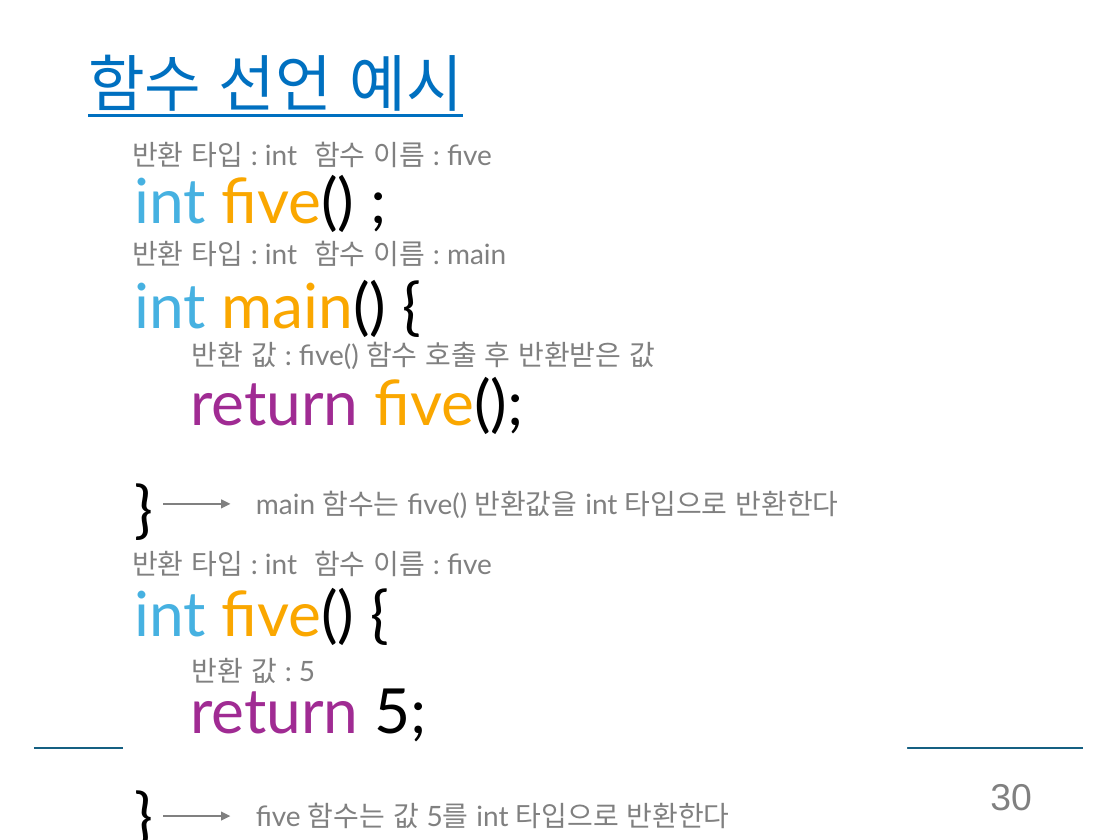
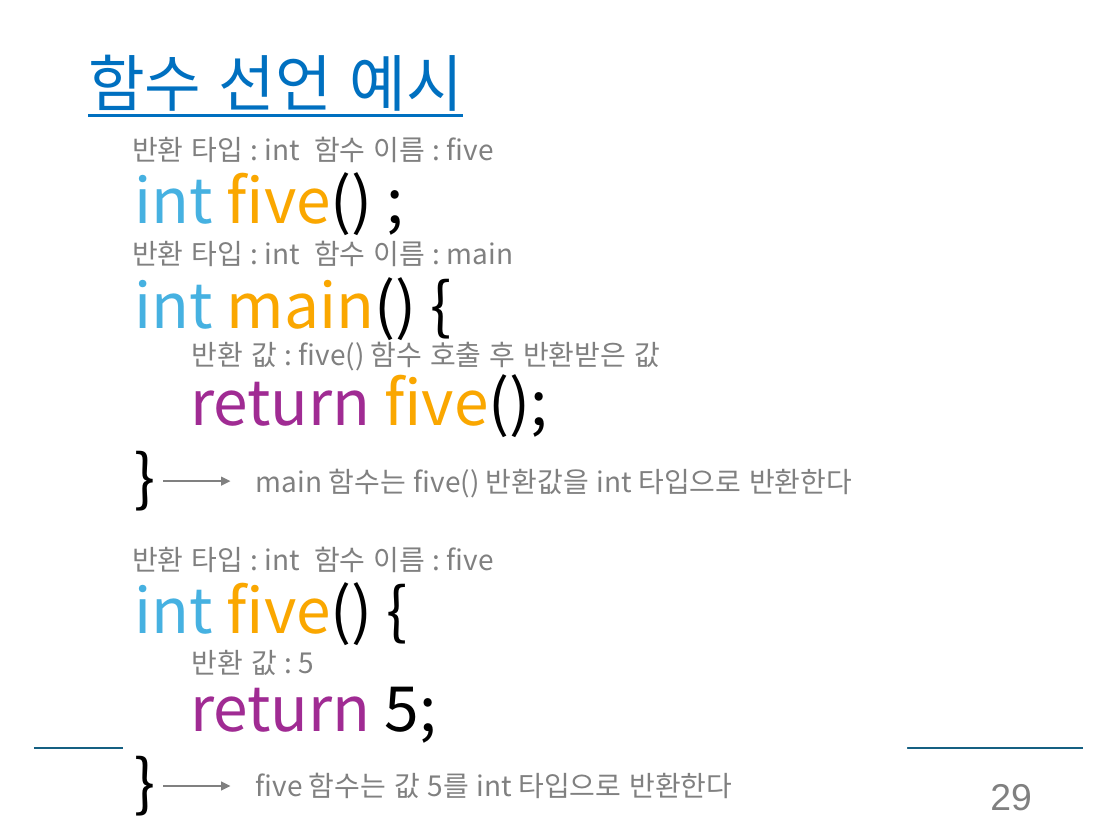
Before and after one commit to sunny1013/Computer-Programming-and-Practice-2025-1, a slide deck: slide 29 of C소개_실습제외.pptx (slide 30 before the commit). Drawn at 1120x840 pixels with LibreOffice and Linux fonts; fonts in the diff are those of the drawing. Boxes give left, top, right and bottom in pixels: in the first picture for what was removed or moved away, otherwise in the second. Text is boxed around its words. In the diff, an @@ line names an element or a change of style, - is before the commit and + after.

```diff
--- a/C소개_실습제외.pptx
+++ b/C소개_실습제외.pptx
@@ text "int five() ;" at (x1=134, y1=160, x2=548, y2=743): font Lato to Noto Sans CJK KR; line spacing 1.2 to 1; more space between paragraphs @@
@@ text "main 함수는 five() 반환값을 int ..." moved from (x1=256, y1=490, x2=839, y2=518) to (x1=256, y1=468, x2=852, y2=497) @@
@@ arrow moved from (164, 504) - (231, 504) to (164, 482) - (231, 482) @@
@@ text "반환 값 : 5" moved from (x1=192, y1=658, x2=315, y2=683) to (x1=192, y1=650, x2=315, y2=675) @@
@@ font Lato to Noto Sans CJK KR in 10 elements at (x1=132, y1=241, x2=300, y2=266), (x1=132, y1=547, x2=300, y2=572), (x1=192, y1=337, x2=660, y2=370), (x1=132, y1=137, x2=300, y2=162), (x1=314, y1=240, x2=513, y2=266), (x1=314, y1=546, x2=494, y2=572), (x1=314, y1=136, x2=494, y2=162), (x1=192, y1=650, x2=315, y2=675), (x1=256, y1=468, x2=852, y2=497), (x1=256, y1=772, x2=732, y2=798) @@
@@ text "five 함수는 값 5를 int ..." moved from (x1=256, y1=802, x2=730, y2=828) to (x1=256, y1=772, x2=732, y2=798) @@
@@ arrow moved from (164, 816) - (231, 816) to (164, 786) - (231, 786) @@
@@ page number at (x1=990, y1=784, x2=1031, y2=811): text changed @@
-30
+29
```
Also in this commit, not shown: 104 other slides changed, 1 slide removed.
